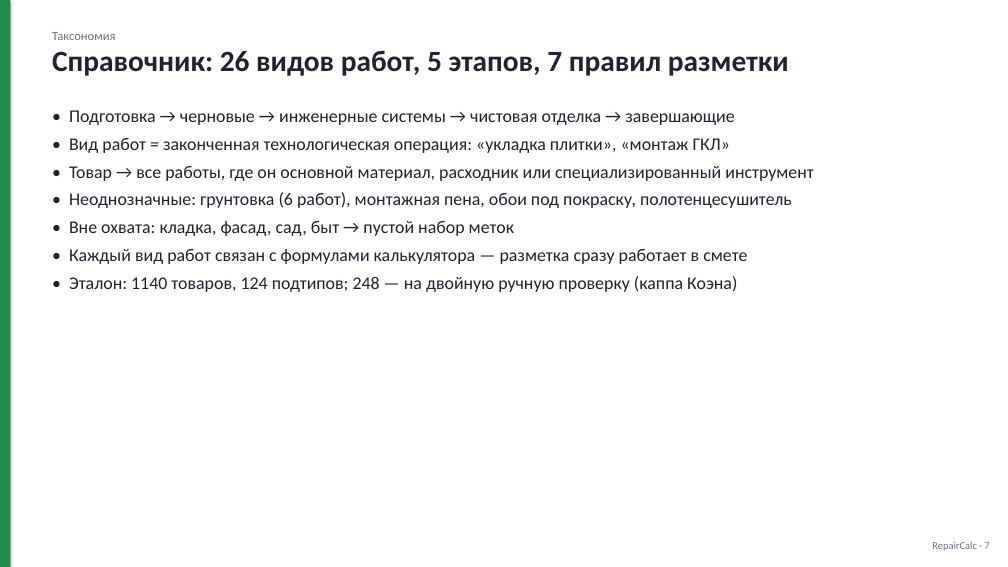
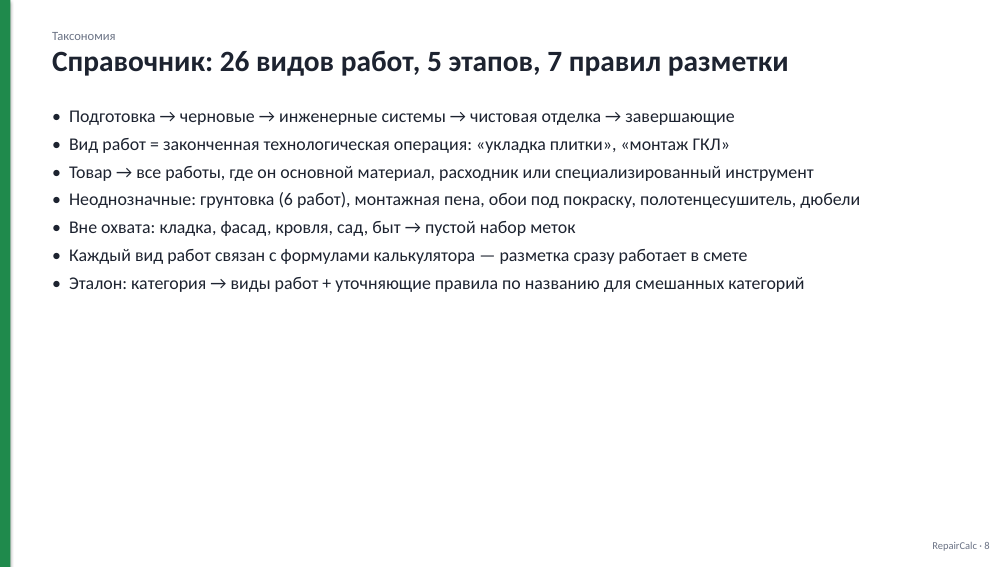
Before and after one commit to kragimov07-rgb/https---github.com-kragimov07-rgb-Clark, a slide deck: slide 8 of docs/RepairCalc.pptx (slide 7 before the commit). Drawn at 1008x567 pixels with LibreOffice and Linux fonts; fonts in the diff are those of the drawing. Boxes give left, top, right and bottom in pixels: in the first picture for what was removed or moved away, otherwise in the second. Text is boxed around its words. In the diff, an @@ line names an element or a change of style, - is before the commit and + after.

```diff
--- a/docs/RepairCalc.pptx
+++ b/docs/RepairCalc.pptx
@@ text at box(69, 192, 860, 236): text changed @@
-• Неоднозначные: грунтовка (6 работ), монтажная пена, обои под покраску, полотенцесушитель
-• Вне охвата: кладка, фасад, сад, быт → пустой набор меток
+• Неоднозначные: грунтовка (6 работ), монтажная пена, обои под покраску, полотенцесушитель, дюбели
+• Вне охвата: кладка, фасад, кровля, сад, быт → пустой набор меток
@@ text at box(69, 277, 804, 292): text changed @@
-• Эталон: 1140 товаров, 124 подтипов; 248 — на двойную ручную проверку (каппа Коэна)
+• Эталон: категория → виды работ + уточняющие правила по названию для смешанных категорий
@@ text at box(932, 542, 989, 551): text changed @@
-RepairCalc · 7
+RepairCalc · 8
```
Also in this commit, not shown: 13 other slides changed, 2 slides added, 31 other files.
